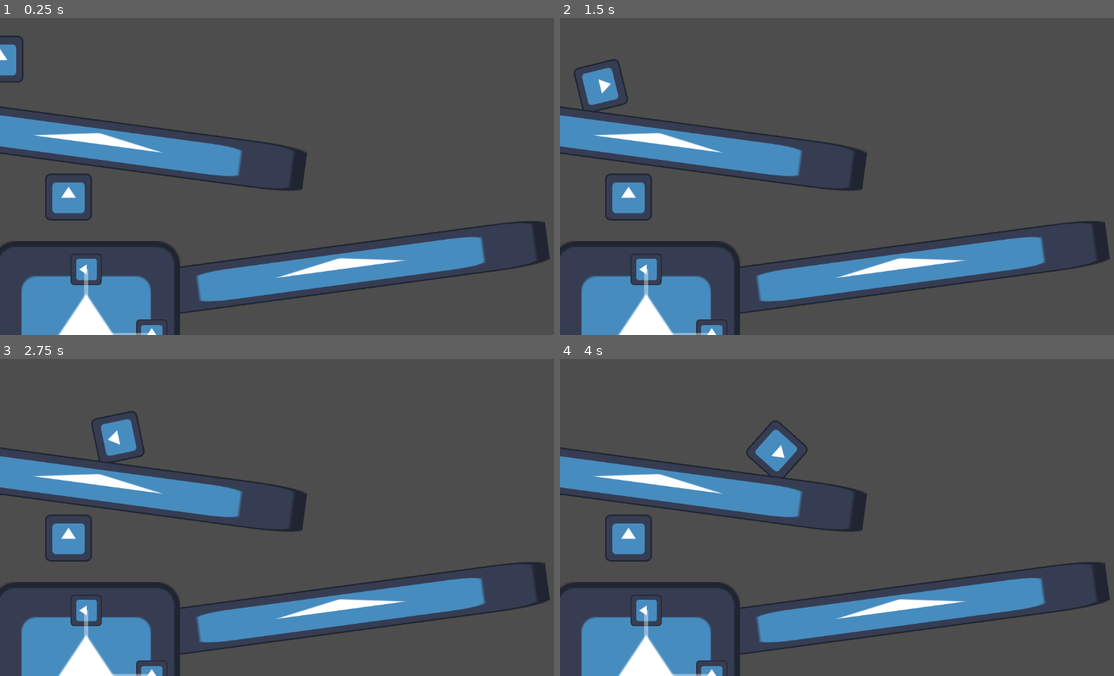
Above: before the commit, frames 1-4 (two rows, left to right).
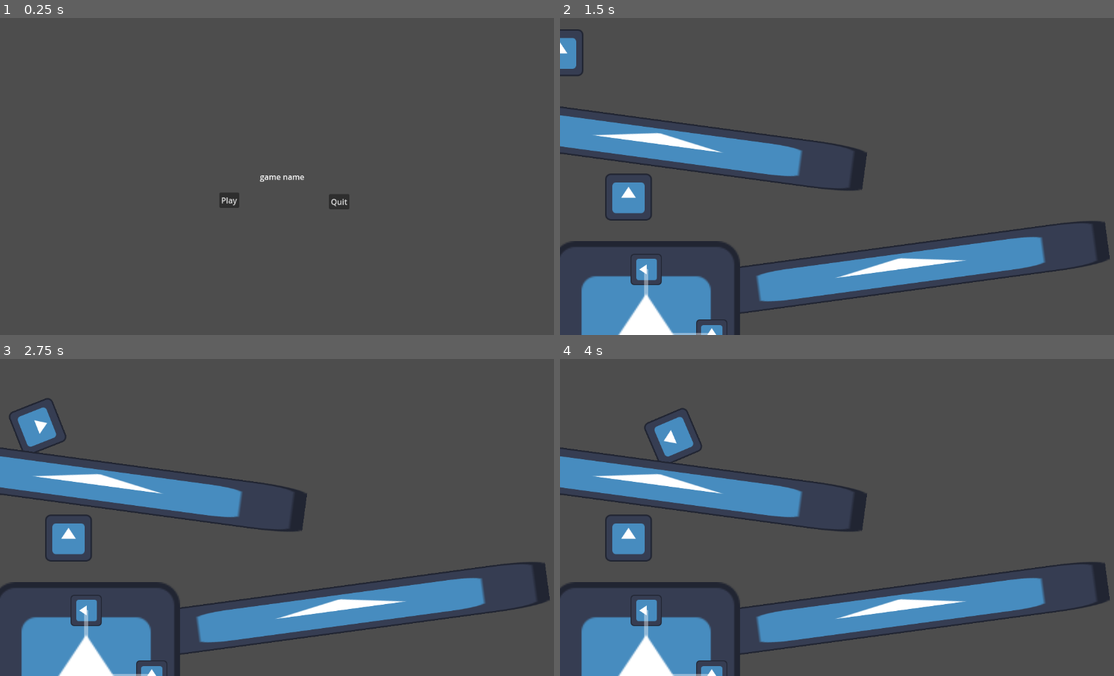
Above: after the commit, the same moments.

Repository: CreeperXD/GMTK-Game-Jam-2024
Game: Godot game, scene res://scenes/main.tscn
Same seed, same stepped clock (60 frames per second), same inputs: the game is played once before the commit and once after it. Before the commit the project starts from res://scenes/test_level.tscn. The engine's default icon, where the game draws it, is replaced by a stand-in: a white triangle on a blue panel in a dark square.
Inputs (mouse positions are in pixels of both pictures, inside the frame that each line leads up to):
- Up to frame 1 (0.25 s): no input
- Up to frame 2 (1.5 s): click (787, 198) at 0.5 s, where only the run after the commit has a clickable "Play"; click (848, 201) at 1.25 s, where only the run after the commit has a clickable "Level 1"
- Up to frame 3 (2.75 s): no input
- Up to frame 4 (4 s): no input

The runs differ from the first frame. In frame 1, 18% of the frame differs, in the area x 0-100%, y 5-100%; in frame 2, 1.1%; in frame 3, 1.5%; in frame 4, 1.5%.

Commit message:
built game loop

Diff:
--- a/project.godot
+++ b/project.godot
@@ -11,9 +11,13 @@
 [application]
 
 config/name="Gmtk-game-jam-2024"
-run/main_scene="res://scenes/test_level.tscn"
+run/main_scene="res://scenes/main.tscn"
 config/features=PackedStringArray("4.3", "Forward Plus")
 config/icon="res://icon.svg"
+
+[autoload]
+
+SceneManager="*res://scenes/scene_manager.tscn"
 
 [input]
 
--- a/scenes/game_menu.tscn
+++ b/scenes/game_menu.tscn
@@ -27,7 +27,7 @@
 offset_bottom = -57.0
 text = "You win!"
 
-[node name="QuitButton" type="Button" parent="VictoryMenu"]
+[node name="NextLevelButton" type="Button" parent="VictoryMenu"]
 layout_mode = 1
 anchors_preset = 8
 anchor_left = 0.5
@@ -40,6 +40,6 @@
 offset_bottom = 59.0
 grow_horizontal = 2
 grow_vertical = 2
-text = "Quit"
+text = "Next level"
 
-[connection signal="pressed" from="VictoryMenu/QuitButton" to="." method="_on_quit_button_pressed"]
+[connection signal="pressed" from="VictoryMenu/NextLevelButton" to="." method="_on_next_level_button_pressed"]
--- /dev/null
+++ b/scenes/level_button.tscn
@@ -0,0 +1,20 @@
+[gd_scene load_steps=2 format=3 uid="uid://bnkmpi7b0uqn3"]
+
+[ext_resource type="Script" path="res://scripts/level_button.gd" id="1_pwn1l"]
+
+[node name="LevelButton" type="Button"]
+anchors_preset = 8
+anchor_left = 0.5
+anchor_top = 0.5
+anchor_right = 0.5
+anchor_bottom = 0.5
+offset_left = -31.0
+offset_top = -15.5
+offset_right = 31.0
+offset_bottom = 15.5
+grow_horizontal = 2
+grow_vertical = 2
+text = "Level 0"
+script = ExtResource("1_pwn1l")
+
+[connection signal="pressed" from="." to="." method="_on_pressed"]
--- /dev/null
+++ b/scenes/main.tscn
@@ -0,0 +1,7 @@
+[gd_scene load_steps=2 format=3 uid="uid://7c5wuqhyv1wj"]
+
+[ext_resource type="PackedScene" uid="uid://wvtjpok0dq12" path="res://scenes/main_menu.tscn" id="1_s0wta"]
+
+[node name="Main" type="Node"]
+
+[node name="MainMenu" parent="." instance=ExtResource("1_s0wta")]
--- /dev/null
+++ b/scenes/main_menu.tscn
@@ -0,0 +1,93 @@
+[gd_scene load_steps=3 format=3 uid="uid://wvtjpok0dq12"]
+
+[ext_resource type="Script" path="res://scripts/main_menu.gd" id="1_gop6n"]
+[ext_resource type="PackedScene" path="res://scenes/level_button.tscn" id="2_atqhl"]
+
+[node name="MainMenu" type="CanvasLayer"]
+script = ExtResource("1_gop6n")
+
+[node name="MainMenu" type="Control" parent="."]
+layout_mode = 3
+anchors_preset = 15
+anchor_right = 1.0
+anchor_bottom = 1.0
+grow_horizontal = 2
+grow_vertical = 2
+
+[node name="Label" type="Label" parent="MainMenu"]
+layout_mode = 1
+anchors_preset = 8
+anchor_left = 0.5
+anchor_top = 0.5
+anchor_right = 0.5
+anchor_bottom = 0.5
+offset_left = -20.0
+offset_top = -11.5
+offset_right = 20.0
+offset_bottom = 11.5
+grow_horizontal = 2
+grow_vertical = 2
+text = "game name"
+
+[node name="PlayButton" type="Button" parent="MainMenu"]
+layout_mode = 1
+anchors_preset = 8
+anchor_left = 0.5
+anchor_top = 0.5
+anchor_right = 0.5
+anchor_bottom = 0.5
+offset_left = -112.0
+offset_top = 44.0
+offset_right = -104.0
+offset_bottom = 52.0
+grow_horizontal = 2
+grow_vertical = 2
+text = "Play"
+
+[node name="QuitButton" type="Button" parent="MainMenu"]
+layout_mode = 1
+anchors_preset = 8
+anchor_left = 0.5
+anchor_top = 0.5
+anchor_right = 0.5
+anchor_bottom = 0.5
+offset_left = 96.0
+offset_top = 36.0
+offset_right = 137.0
+offset_bottom = 67.0
+grow_horizontal = 2
+grow_vertical = 2
+text = "Quit"
+
+[node name="LevelSelectMenu" type="Control" parent="."]
+layout_mode = 3
+anchors_preset = 15
+anchor_right = 1.0
+anchor_bottom = 1.0
+grow_horizontal = 2
+grow_vertical = 2
+
+[node name="Label" type="Label" parent="LevelSelectMenu"]
+layout_mode = 1
+anchors_preset = 8
+anchor_left = 0.5
+anchor_top = 0.5
+anchor_right = 0.5
+anchor_bottom = 0.5
+offset_left = -20.0
+offset_top = -11.5
+offset_right = 20.0
+offset_bottom = 11.5
+grow_horizontal = 2
+grow_vertical = 2
+text = "Select level"
+
+[node name="Level1Button" parent="LevelSelectMenu" instance=ExtResource("2_atqhl")]
+layout_mode = 1
+offset_left = -24.0
+offset_top = 36.0
+offset_right = 38.0
+offset_bottom = 67.0
+
+[connection signal="pressed" from="MainMenu/PlayButton" to="." method="_on_play_button_pressed"]
+[connection signal="pressed" from="MainMenu/QuitButton" to="." method="_on_quit_button_pressed"]
--- /dev/null
+++ b/scenes/scene_manager.tscn
@@ -0,0 +1,9 @@
+[gd_scene load_steps=4 format=3 uid="uid://bcrjf1juerexr"]
+
+[ext_resource type="Script" path="res://scripts/scene_manager.gd" id="1_yrjo4"]
+[ext_resource type="PackedScene" uid="uid://7c5wuqhyv1wj" path="res://scenes/main.tscn" id="2_pl804"]
+[ext_resource type="PackedScene" uid="uid://b8uit48n7ppun" path="res://scenes/test_level.tscn" id="3_fje7h"]
+
+[node name="SceneManager" type="Node"]
+script = ExtResource("1_yrjo4")
+scenes = Array[PackedScene]([ExtResource("2_pl804"), ExtResource("3_fje7h")])
--- a/scripts/game_menu.gd
+++ b/scripts/game_menu.gd
@@ -9,5 +9,5 @@
 func show_victory_menu() -> void:
 	$VictoryMenu.show()
 
-func _on_quit_button_pressed() -> void:
-	get_tree().quit()
+func _on_next_level_button_pressed() -> void:
+	SceneManager.change_to_next_scene()
--- /dev/null
+++ b/scripts/level_button.gd
@@ -0,0 +1,9 @@
+extends Button
+
+@export var level: int = 1
+
+func _ready():
+	text = "Level " + str(level)
+
+func _on_pressed():
+	SceneManager.change_scene(level)
--- /dev/null
+++ b/scripts/main_menu.gd
@@ -0,0 +1,18 @@
+extends CanvasLayer
+
+func _ready() -> void:
+	show_main_menu()
+
+func show_main_menu() -> void:
+	$MainMenu.show()
+	$LevelSelectMenu.hide()
+
+func show_level_select_menu() -> void:
+	$MainMenu.hide()
+	$LevelSelectMenu.show()
+
+func _on_play_button_pressed() -> void:
+	show_level_select_menu()
+
+func _on_quit_button_pressed() -> void:
+	get_tree().quit()
--- /dev/null
+++ b/scripts/scene_manager.gd
@@ -0,0 +1,25 @@
+extends Node
+
+@export var scenes: Array[PackedScene]
+
+var current_scene_index: int = 0
+
+func change_scene(index: int) -> void:
+	call_deferred("deferred_change_scene", index)
+
+#Only to be called in change_scene() via call_deferred()
+func deferred_change_scene(index: int) -> void:
+	var root = get_tree().root
+	#Delete current loaded scene before loading a new scene
+	#Autoloaded nodes are always first, meaning the last child of root is always the loaded scene
+	root.get_child(root.get_child_count() - 1).free()
+	if index >= scenes.size():
+		index = 0
+		push_warning("Given index larger than " + str(scenes.size() - 1) + ", defaulting to 0")
+	var new_scene = scenes[index].instantiate()
+	root.add_child(new_scene)
+	get_tree().current_scene = new_scene
+	current_scene_index = index
+
+func change_to_next_scene() -> void:
+	change_scene(current_scene_index + 1)
